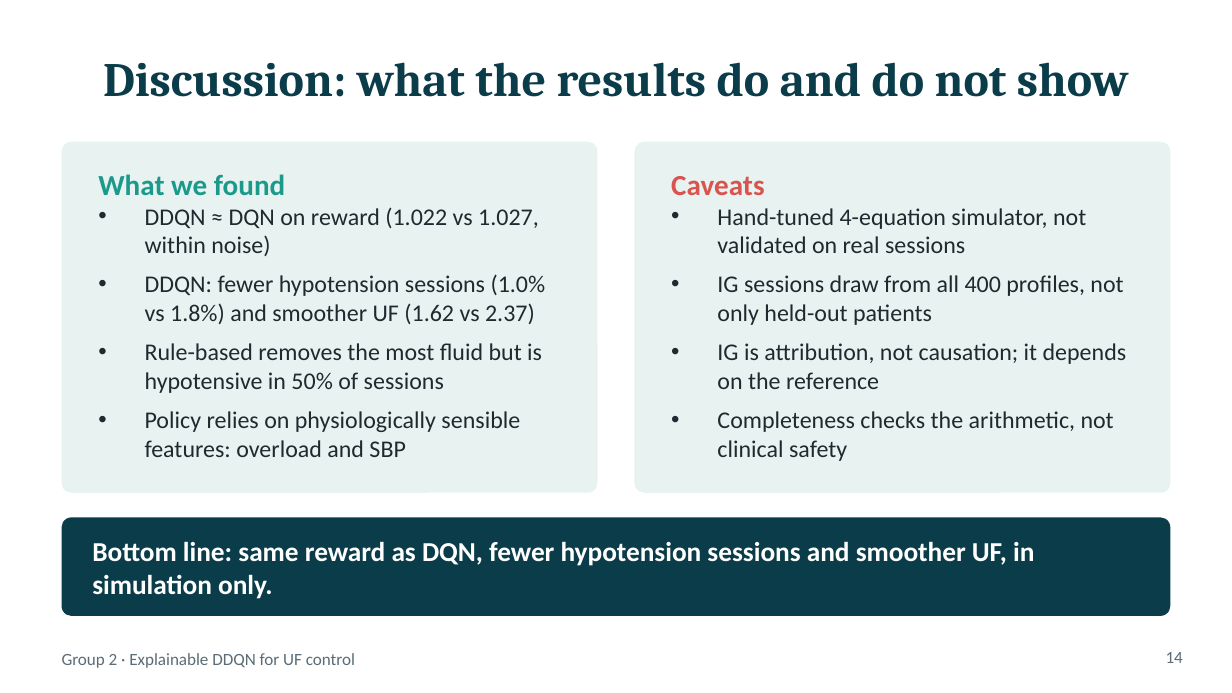
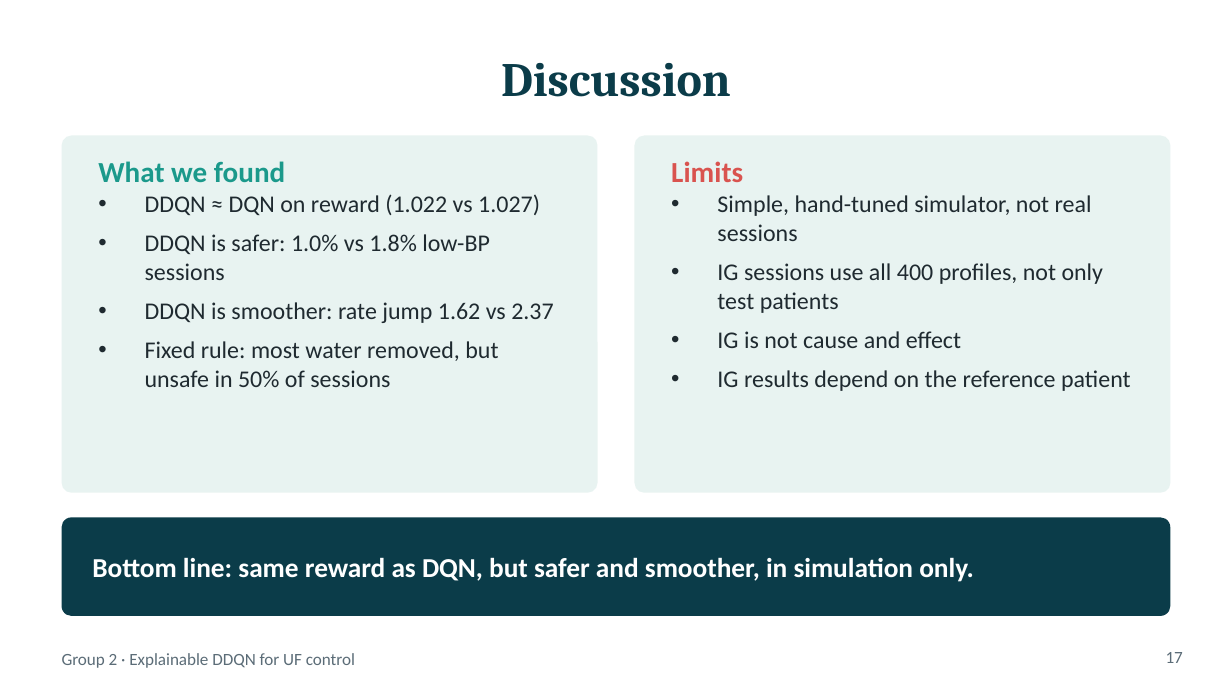
Before and after one commit to mr-h12/ckd-dialysis-ddqn-ig, a slide deck: slide 17 of slides/CKD_DDQN_IG.pptx (slide 14 before the commit). Drawn at 1232x693 pixels with LibreOffice and Linux fonts; fonts in the diff are those of the drawing. Boxes give left, top, right and bottom in pixels: in the first picture for what was removed or moved away, otherwise in the second. Text is boxed around its words. In the diff, an @@ line names an element or a change of style, - is before the commit and + after.

```diff
--- a/slides/CKD_DDQN_IG.pptx
+++ b/slides/CKD_DDQN_IG.pptx
@@ title at [501,63,731,97]: text changed @@
-Discussion: what the results do and do not show
+Discussion
@@ rounded rectangle: place and size @@
-rounded rectangle at [62,142,598,493]
+rounded rectangle at [62,136,598,493]
@@ text "What we found": place and size @@
-text "What we found" at [98,174,546,457]
+text "What we found" at [98,161,553,387]
@@ rounded rectangle: place and size @@
-rounded rectangle at [634,142,1170,493]
+rounded rectangle at [634,136,1170,493]
@@ text at [671,161,1131,391]: text changed @@
-Caveats
-• Hand-tuned 4-equation simulator, not validated on real sessions
-• IG sessions draw from all 400 profiles, not only held-out patients
-• IG is attribution, not causation; it depends on the reference
-• Completeness checks the arithmetic, not clinical safety
+Limits
+• Simple, hand-tuned simulator, not real sessions
+• IG sessions use all 400 profiles, not only test patients
+• IG is not cause and effect
+• IG results depend on the reference patient
@@ text at [145,194,553,387]: text changed @@
-• DDQN ≈ DQN on reward (1.022 vs 1.027, within noise)
-• DDQN: fewer hypotension sessions (1.0% vs 1.8%) and smoother UF (1.62 vs 2.37)
-• Rule-based removes the most fluid but is hypotensive in 50% of sessions
-• Policy relies on physiologically sensible features: overload and SBP
+• DDQN ≈ DQN on reward (1.022 vs 1.027)
+• DDQN is safer: 1.0% vs 1.8% low-BP sessions
+• DDQN is smoother: rate jump 1.62 vs 2.37
+• Fixed rule: most water removed, but unsafe in 50% of sessions
@@ text at [92,557,974,582]: text changed @@
-Bottom line: same reward as DQN, fewer hypotension sessions and smoother UF, in simulation only.
+Bottom line: same reward as DQN, but safer and smoother, in simulation only.
@@ page number at [1166,652,1183,663]: text changed @@
-14
+17
```
Also in this commit, not shown: 7 other slides changed, 9 slides added, 6 slides removed.
